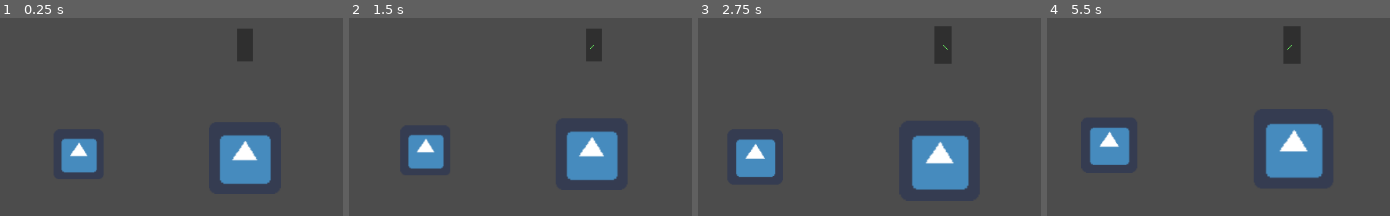
Above: before the commit, frames 1-4 (left to right).
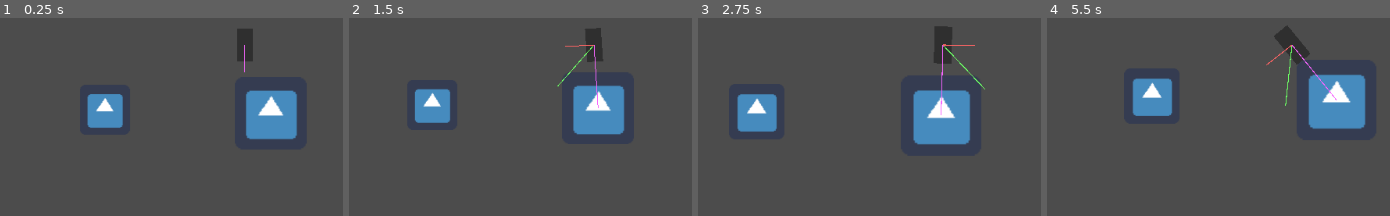
Above: after the commit, the same moments.

Repository: Pfeil/Moonshot
Game: Godot game, scene res://players/test.tscn
The game is run twice, just before and just after one commit, with the same random seed, the same clock (stepped at 60 frames per second) and the same inputs. This scene is started directly instead of the project's main scene. The engine's default icon, where the game draws it, is replaced by a stand-in: a white triangle on a blue panel in a dark square.
Inputs (mouse positions are in pixels of both pictures, inside the frame that each line leads up to):
- Up to frame 1 (0.25 s): no input
- Up to frame 2 (1.5 s): tap Enter at 0.5 s; move the mouse to (outside the picture) at 0.52 s; hold D (Player_RIGHT) 0.53-1.28 s; hold Mouse wheel up (Zoom_IN) 0.53-1.28 s; tap Space (Player_JUMP) at 0.77 s; move the mouse to (434, 67) at 1.27 s; hold A (Player_LEFT) from 1.28 s (still down); tap Mouse wheel down (Zoom_OUT) at 1.35 s
- Up to frame 3 (2.75 s): tap Space (Player_JUMP) at 1.52 s; move the mouse to (outside the picture) at 2.02 s; release A (Player_LEFT) at 2.03 s; hold D (Player_RIGHT) from 2.03 s (still down); hold Mouse wheel up (Zoom_IN) from 2.03 s (still down)
- Up to frame 4 (5.5 s): move the mouse to (1252, 138) at 2.77 s; release Mouse wheel up (Zoom_IN) at 2.78 s; tap Mouse wheel down (Zoom_OUT) at 2.85, 4.35 s; tap Space (Player_JUMP) at 3.02, 3.77, 4.52 s; move the mouse to (outside the picture) at 3.52 s; release D (Player_RIGHT) at 3.53 s; hold Mouse wheel up (Zoom_IN) 3.53-4.28 s; hold A (Player_LEFT) from 3.53 s (still down); move the mouse to (outside the picture) at 4.27 s; move the mouse to (1331, 45) at 5.02 s; hold Mouse wheel up (Zoom_IN) from 5.03 s (still down)

The runs differ from the first frame. In frame 1, 11% of the frame differs, in the area x 17-87%, y 13-84%; in frame 2, 11%; in frame 3, 12%; in frame 4, 14%, in the area x 12-94%, y 4-81%.

Commit message:
Walking on Planets works with new players.

Diff:
--- a/players/base.gd
+++ b/players/base.gd
@@ -3,27 +3,38 @@
 
 export var speed: float = 5.0;
 export var kinematic_gravity: float = 2.0
-export var sticky_vector_length: float = 10.0
+export var sticky_vector_length: float = 35.0
 
 var direction: Vector2 = Vector2.ZERO
+var sticky_vector: Vector2 = Vector2.DOWN * sticky_vector_length
 
 onready var control_arrow = self.get_node("control_vector")
 onready var down_arrow = self.get_node("sticky_vector")
-onready var up_arrow = self.get_node("up_vector")
+onready var velocity_arrow = self.get_node("linear_velocity_vector")
 
 func _ready():
 	pass # Replace with function body.
 
 
-func _physics_process(delta):
-	var down_vector: Vector2 = (Vector2.DOWN * self.kinematic_gravity).rotated(self.rotation)
-	var up_vector: Vector2 = -down_vector
+func _physics_process(delta: float):
+	#var down_vector: Vector2 = (Vector2.DOWN * self.sticky_vector_length).rotated(-self.rotation)
+	var up_vector: Vector2 = -self.sticky_vector
+	var direction: Vector2 = self.direction.rotated(self.rotation)
+
+	var velocity: Vector2 = self.move_and_slide_with_snap(direction, self.sticky_vector, up_vector, true, 4, 0.785, false)
+
+	for i in self.get_slide_count():
+		var collision: KinematicCollision2D = self.get_slide_collision(i)
+		if collision.collider.has_method("is_in_group") and collision.collider.is_in_group("walkables"):
+			#print("I collided with ", collision.collider.name)
+			var collider: Node2D = collision.collider
+			self.sticky_vector = collider.position - self.position
+			self.rotation = self.sticky_vector.angle() - PI/2
 
 	self.control_arrow.set_direction(self.direction)
-	self.down_arrow.set_direction(down_vector)
-	self.up_arrow.set_direction(up_vector)
+	self.down_arrow.set_direction(self.sticky_vector.rotated(-self.rotation))
+	self.velocity_arrow.set_direction(velocity.rotated(-self.rotation))
 
-	self.move_and_slide_with_snap(self.direction, down_vector, up_vector)
 
 func _input(event):
 	self.direction.y = self.kinematic_gravity
--- a/players/base.tscn
+++ b/players/base.tscn
@@ -22,9 +22,9 @@
 default_color = Color( 0.431373, 1, 0.4, 1 )
 
 [node name="sticky_vector" parent="." instance=ExtResource( 2 )]
-visible = false
 default_color = Color( 0.968627, 0.4, 1, 1 )
 
-[node name="up_vector" parent="." instance=ExtResource( 2 )]
-visible = false
+[node name="linear_velocity_vector" parent="." instance=ExtResource( 2 )]
+position = Vector2( -0.256761, 0 )
+scale = Vector2( 0.743239, 1 )
 default_color = Color( 1, 0.4, 0.4, 1 )
--- a/players/test.tscn
+++ b/players/test.tscn
@@ -11,8 +11,10 @@
 mass = 65535.0
 
 [node name="Playerbase" parent="." instance=ExtResource( 1 )]
-position = Vector2( 0.33847, -144.784 )
-kinematic_gravity = 5.0
+position = Vector2( -32.9989, -87.4737 )
+speed = 50.0
+kinematic_gravity = 50.0
+sticky_vector_length = 40.0
 
 [node name="Camera2D" parent="Playerbase" instance=ExtResource( 3 )]
 
